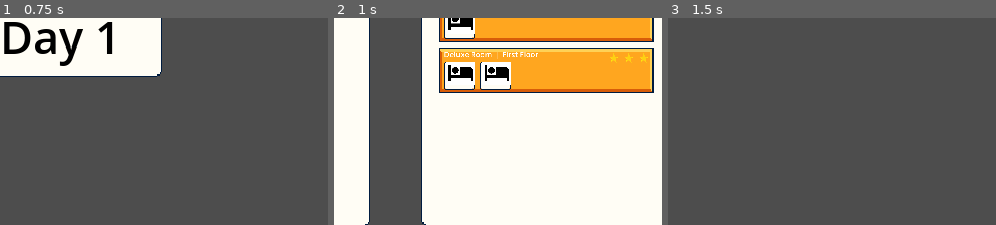
Above: before the commit, frames 1-3 (left to right).
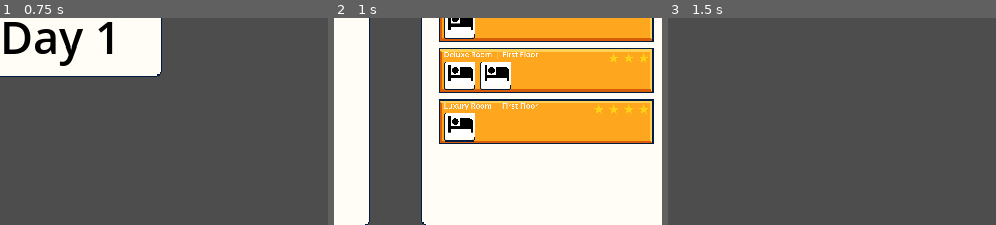
Above: after the commit, the same moments.

Repository: cmclaudet/Hot-Spring-Game
Game: Godot game, scene res://Scenes/main.tscn
Same seed, same stepped clock (60 frames per second), same inputs: the game is played once before the commit and once after it.
Inputs (mouse positions are % of the whole screen's width and height, from its top left):
- Up to frame 1 (0.75 s): tap Enter at 0.5 s; move the mouse to (92, 93) at 0.52 s; click (92, 93) at 0.67 s
- Up to frame 2 (1 s): no input
- Up to frame 3 (1.5 s): click (95, 94) at 1.25 s
The pictures show only the part of the screen within x 33-83%, y 44-94%; the shares and areas given below are measured in that part.

Frame 1 is identical in both runs. In frame 2, 13% of the frame differs, in the area x 32-98%, y 39-61%; in frame 3, nothing differs.

Commit message:
Add ratings at the end of the day

Diff:
--- /dev/null
+++ b/Resources/Days/day_6.tres
@@ -0,0 +1,7 @@
+[gd_resource type="Resource" script_class="Day" load_steps=2 format=3 uid="uid://dgn5ukdw1fkjb"]
+
+[ext_resource type="Script" path="res://Scripts/Resources/day.gd" id="1_4872u"]
+
+[resource]
+script = ExtResource("1_4872u")
+guests = Array[Resource("res://Scripts/Resources/guest.gd")]([])
--- /dev/null
+++ b/Resources/Days/day_7.tres
@@ -0,0 +1,7 @@
+[gd_resource type="Resource" script_class="Day" load_steps=2 format=3 uid="uid://cp235hscb3vkf"]
+
+[ext_resource type="Script" path="res://Scripts/Resources/day.gd" id="1_bk0jw"]
+
+[resource]
+script = ExtResource("1_bk0jw")
+guests = Array[Resource("res://Scripts/Resources/guest.gd")]([])
--- a/Resources/Guests/guest_yukiko.tres
+++ b/Resources/Guests/guest_yukiko.tres
@@ -8,5 +8,5 @@
 script = ExtResource("2_pao6q")
 name = "Yukiko"
 profile_pic = ExtResource("1_v2r56")
-stay_duration = 3
+stay_duration = 2
 desired_room = ExtResource("1_motu1")
--- /dev/null
+++ b/Resources/Rooms/Beds/bed_king.tres
@@ -0,0 +1,10 @@
+[gd_resource type="Resource" script_class="Bed" load_steps=3 format=3 uid="uid://bvkqh37lqc88j"]
+
+[ext_resource type="Texture2D" uid="uid://cd4u5xdxw4bbt" path="res://Art/Ui/bedicon1.png" id="1_fkelk"]
+[ext_resource type="Script" path="res://Scripts/Resources/bed.gd" id="2_yugil"]
+
+[resource]
+script = ExtResource("2_yugil")
+bed_type = 2
+sleeps_count = 2
+icon = ExtResource("1_fkelk")
--- /dev/null
+++ b/Resources/Rooms/room_king_luxury.tres
@@ -0,0 +1,11 @@
+[gd_resource type="Resource" script_class="Room" load_steps=3 format=3 uid="uid://p4mtteydgmfr"]
+
+[ext_resource type="Resource" uid="uid://bvkqh37lqc88j" path="res://Resources/Rooms/Beds/bed_king.tres" id="1_qbsmh"]
+[ext_resource type="Script" path="res://Scripts/Resources/room.gd" id="3_cndtl"]
+
+[resource]
+script = ExtResource("3_cndtl")
+stars = 4
+floor = 1
+type = 2
+beds = Array[Resource("res://Scripts/Resources/bed.gd")]([ExtResource("1_qbsmh")])
--- /dev/null
+++ b/Resources/generic_rating_guests.tres
@@ -0,0 +1,13 @@
+[gd_resource type="Resource" load_steps=2 format=3 uid="uid://cd8744uiqqrf7"]
+
+[ext_resource type="Script" path="res://Scripts/Resources/generic_rating_texts.gd" id="1_iniof"]
+
+[resource]
+script = ExtResource("1_iniof")
+texts_by_star = {
+1: ["Awful place. I would not recommend", "I was given a completely different room to what I asked"],
+2: ["There are other much better places close by"],
+3: ["The staff are nice, but I was given the wrong room", "I enjoyed it, but the room was not what I asked for"],
+4: ["Pleasant stay. The staff are very nice", "This is a cute little onsen, I had a nice time"],
+5: ["Amazing stay! Would highly recommend!", "This is my favorite onsen in all of Japan", "Highly recommend. Make sure to try the breakfast"]
+}
--- /dev/null
+++ b/Scenes/day_end_results.tscn
@@ -0,0 +1,82 @@
+[gd_scene load_steps=6 format=3 uid="uid://dxdhnb8ivj8bs"]
+
+[ext_resource type="Script" path="res://Scripts/day_end_results.gd" id="1_n1sqh"]
+[ext_resource type="Resource" uid="uid://cd8744uiqqrf7" path="res://Resources/generic_rating_guests.tres" id="2_sw7vf"]
+[ext_resource type="PackedScene" uid="uid://dh1c6bd54stoo" path="res://Scenes/Matching/book_page.tscn" id="2_vhnb1"]
+[ext_resource type="PackedScene" uid="uid://clottyp36sw47" path="res://Scenes/Shared/ui_button_text.tscn" id="3_bcq51"]
+
+[sub_resource type="LabelSettings" id="LabelSettings_i7n5d"]
+font_size = 36
+font_color = Color(0, 0, 0, 1)
+
+[node name="DayEndResults" type="Control" node_paths=PackedStringArray("guests_leaving_text", "ratings_container")]
+layout_mode = 3
+anchor_left = -0.5
+anchor_top = -0.5
+anchor_right = 0.5
+anchor_bottom = 0.5
+grow_horizontal = 2
+grow_vertical = 2
+script = ExtResource("1_n1sqh")
+guests_leaving_text = NodePath("BookPage/TextureRect/Label")
+ratings_container = NodePath("BookPage/TextureRect/ScrollContainer/VBoxContainer")
+generic_rating_texts = ExtResource("2_sw7vf")
+
+[node name="BookPage" parent="." instance=ExtResource("2_vhnb1")]
+layout_mode = 1
+anchors_preset = 8
+anchor_left = 0.5
+anchor_top = 0.5
+anchor_right = 0.5
+anchor_bottom = 0.5
+grow_horizontal = 2
+grow_vertical = 2
+
+[node name="Label" type="Label" parent="BookPage/TextureRect" index="0"]
+layout_mode = 0
+offset_left = 15.0
+offset_top = 16.0
+offset_right = 683.0
+offset_bottom = 116.0
+scale = Vector2(0.25, 0.25)
+text = "No check outs today. You had a calm, peaceful day."
+label_settings = SubResource("LabelSettings_i7n5d")
+vertical_alignment = 2
+autowrap_mode = 2
+
+[node name="ScrollContainer" type="ScrollContainer" parent="BookPage/TextureRect" index="1"]
+layout_mode = 0
+offset_left = 14.0
+offset_top = 49.0
+offset_right = 186.0
+offset_bottom = 266.0
+
+[node name="VBoxContainer" type="VBoxContainer" parent="BookPage/TextureRect/ScrollContainer"]
+layout_mode = 2
+size_flags_horizontal = 3
+theme_override_constants/separation = 5
+
+[node name="Label" parent="BookPage/TextureRect/TextureRect" index="0"]
+text = "Day 1 End"
+
+[node name="ContinueButton" parent="." instance=ExtResource("3_bcq51")]
+layout_mode = 1
+anchors_preset = 3
+anchor_top = 1.0
+anchor_bottom = 1.0
+offset_left = -98.0
+offset_top = -60.0
+offset_right = -30.0
+offset_bottom = -29.0
+grow_vertical = 0
+
+[node name="Button" parent="ContinueButton" index="0"]
+offset_left = -68.0
+
+[node name="Label" parent="ContinueButton/Button" index="0"]
+text = "Continue"
+
+[connection signal="button_selected" from="ContinueButton/Button" to="." method="_on_button_button_selected"]
+
+[editable path="BookPage"]
+[editable path="ContinueButton"]
--- /dev/null
+++ b/Scenes/guest_rating_panel.tscn
@@ -0,0 +1,121 @@
+[gd_scene load_steps=7 format=3 uid="uid://c6qail5k61mle"]
+
+[ext_resource type="Script" path="res://Scripts/guest_rating_panel.gd" id="1_kdoi2"]
+[ext_resource type="Texture2D" uid="uid://cmt2raf1ockmm" path="res://Art/Complete_GUI_Essential_Pack_Free_Version/01_Basic_Collection/01_Flat_Theme/Sprites/UI_Flat_Frame_01_Lite.png" id="1_wkna4"]
+[ext_resource type="Texture2D" uid="uid://dpa13byucx5x1" path="res://Art/Complete_GUI_Essential_Pack_Free_Version/01_Basic_Collection/01_Flat_Theme/Sprites/UI_Flat_Button_Small_Lock_01a3.png" id="2_vuq6d"]
+[ext_resource type="LabelSettings" uid="uid://cdtgj8dm8l6kv" path="res://Themes/ui_label_setting_book_panel.tres" id="3_h3kej"]
+[ext_resource type="Texture2D" uid="uid://c3e5plnaiy6oh" path="res://Art/EncoderXSolutions/star.png" id="3_orqwb"]
+[ext_resource type="Script" path="res://Scripts/Matching/ui_stars.gd" id="4_d8dmu"]
+
+[node name="GuestRatingPanel" type="VBoxContainer" node_paths=PackedStringArray("guest_name", "guest_pic", "guest_rating_text", "guest_rating_stars")]
+custom_minimum_size = Vector2(2.08165e-12, 36)
+offset_right = 172.0
+offset_bottom = 36.0
+size_flags_horizontal = 3
+mouse_filter = 2
+script = ExtResource("1_kdoi2")
+guest_name = NodePath("NinePatchRectToggle/ProfilePic/Label")
+guest_pic = NodePath("NinePatchRectToggle/ProfilePic/Pic")
+guest_rating_text = NodePath("NinePatchRectToggle/Label")
+guest_rating_stars = NodePath("NinePatchRectToggle/Label/HBoxContainer")
+
+[node name="NinePatchRectToggle" type="NinePatchRect" parent="."]
+custom_minimum_size = Vector2(2.08165e-12, 36)
+layout_mode = 2
+mouse_filter = 0
+texture = ExtResource("1_wkna4")
+patch_margin_left = 5
+patch_margin_top = 5
+patch_margin_right = 5
+patch_margin_bottom = 5
+
+[node name="Label" type="Label" parent="NinePatchRectToggle"]
+layout_mode = 2
+anchor_top = 0.431
+anchor_bottom = 0.431
+offset_left = 32.0
+offset_top = -6.516
+offset_right = 564.0
+offset_bottom = 65.484
+grow_horizontal = 0
+scale = Vector2(0.25, 0.25)
+text = "Amazing stay!"
+label_settings = ExtResource("3_h3kej")
+horizontal_alignment = 1
+vertical_alignment = 1
+
+[node name="HBoxContainer" type="HBoxContainer" parent="NinePatchRectToggle/Label" node_paths=PackedStringArray("star_template")]
+layout_mode = 1
+anchors_preset = -1
+anchor_left = 1.03
+anchor_top = -0.056
+anchor_right = 1.03
+anchor_bottom = -0.056
+offset_left = -219.96
+offset_top = -15.968
+offset_right = 0.0399518
+offset_bottom = 16.032
+grow_horizontal = 0
+alignment = 2
+script = ExtResource("4_d8dmu")
+star_template = NodePath("TextureRect")
+
+[node name="TextureRect" type="TextureRect" parent="NinePatchRectToggle/Label/HBoxContainer"]
+layout_mode = 2
+texture = ExtResource("3_orqwb")
+expand_mode = 2
+stretch_mode = 4
+
+[node name="ProfilePic" type="NinePatchRect" parent="NinePatchRectToggle"]
+layout_mode = 1
+anchors_preset = 4
+anchor_top = 0.5
+anchor_bottom = 0.5
+offset_left = 6.0
+offset_top = -15.0
+offset_right = 31.0
+offset_bottom = 8.0
+grow_vertical = 2
+texture = ExtResource("2_vuq6d")
+region_rect = Rect2(0, 6, 32, 26)
+patch_margin_left = 4
+patch_margin_top = 4
+patch_margin_right = 4
+patch_margin_bottom = 4
+
+[node name="Pic" type="TextureRect" parent="NinePatchRectToggle/ProfilePic"]
+layout_mode = 1
+anchors_preset = 7
+anchor_left = 0.5
+anchor_top = 1.0
+anchor_right = 0.5
+anchor_bottom = 1.0
+offset_left = -12.0
+offset_top = -22.0
+offset_right = 12.0
+offset_bottom = -1.0
+grow_horizontal = 2
+grow_vertical = 0
+expand_mode = 2
+stretch_mode = 4
+
+[node name="Label" type="Label" parent="NinePatchRectToggle/ProfilePic"]
+layout_mode = 1
+anchors_preset = 7
+anchor_left = 0.5
+anchor_top = 1.0
+anchor_right = 0.5
+anchor_bottom = 1.0
+offset_left = -14.5
+offset_right = 97.5
+offset_bottom = 28.0
+grow_horizontal = 2
+grow_vertical = 0
+scale = Vector2(0.25, 0.25)
+text = "Name"
+label_settings = ExtResource("3_h3kej")
+horizontal_alignment = 1
+
+[connection signal="gui_input" from="NinePatchRectToggle" to="NinePatchRectToggle" method="_on_gui_input"]
+[connection signal="mouse_entered" from="NinePatchRectToggle" to="NinePatchRectToggle" method="_on_mouse_entered"]
+[connection signal="mouse_exited" from="NinePatchRectToggle" to="NinePatchRectToggle" method="_on_mouse_exited"]
--- a/Scenes/main.tscn
+++ b/Scenes/main.tscn
@@ -1,17 +1,18 @@
-[gd_scene load_steps=8 format=3 uid="uid://bwmluk17i6j5o"]
+[gd_scene load_steps=9 format=3 uid="uid://bwmluk17i6j5o"]
 
 [ext_resource type="Script" path="res://Scripts/main.gd" id="1_db02v"]
 [ext_resource type="PackedScene" uid="uid://clottyp36sw47" path="res://Scenes/Shared/ui_button_text.tscn" id="2_rud5e"]
 [ext_resource type="Resource" uid="uid://mf8m1v1fmebc" path="res://Resources/Rooms/room_single_basic.tres" id="2_sapie"]
 [ext_resource type="Resource" uid="uid://vyk7knu378vy" path="res://Resources/Rooms/room_double_deluxe.tres" id="3_aoxhj"]
 [ext_resource type="Resource" uid="uid://pcwjypr160va" path="res://Resources/Rooms/room_queen_deluxe.tres" id="4_yjq01"]
+[ext_resource type="Resource" uid="uid://p4mtteydgmfr" path="res://Resources/Rooms/room_king_luxury.tres" id="5_5178j"]
 [ext_resource type="Script" path="res://Scripts/button_open_guest_ui.gd" id="5_l5yd0"]
 [ext_resource type="Script" path="res://Scripts/button_end_day.gd" id="6_mlxts"]
 
 [node name="Main" type="Node2D" node_paths=PackedStringArray("ui_container")]
 script = ExtResource("1_db02v")
 ui_container = NodePath("Control")
-starting_rooms = Array[Resource("res://Scripts/Resources/room.gd")]([ExtResource("2_sapie"), ExtResource("2_sapie"), ExtResource("3_aoxhj"), ExtResource("4_yjq01")])
+starting_rooms = Array[Resource("res://Scripts/Resources/room.gd")]([ExtResource("2_sapie"), ExtResource("2_sapie"), ExtResource("3_aoxhj"), ExtResource("4_yjq01"), ExtResource("5_5178j")])
 
 [node name="Control" type="Control" parent="."]
 layout_mode = 3
--- /dev/null
+++ b/Scripts/Resources/generic_rating_texts.gd
@@ -0,0 +1,3 @@
+extends Resource
+
+@export var texts_by_star : Dictionary
--- /dev/null
+++ b/Scripts/day_end_results.gd
@@ -0,0 +1,29 @@
+extends Control
+
+signal signal_end_day
+
+@export var guests_leaving_text : Label
+@export var ratings_container : BoxContainer
+@export var generic_rating_texts : Resource
+
+var guest_rating_panel_scene = preload("res://Scenes/guest_rating_panel.tscn")
+
+func init(guests : Array[GuestState]):
+	SignalUtil.disconnect_all_signals(self, signal_end_day)
+	init_guests_leaving_text(guests)
+	for child in ratings_container.get_children():
+		child.queue_free()
+	for guest in guests:
+		var guest_rating_panel = guest_rating_panel_scene.instantiate()
+		guest_rating_panel.init(guest, generic_rating_texts.texts_by_star)
+		ratings_container.add_child(guest_rating_panel)
+
+func init_guests_leaving_text(guests : Array[GuestState]):
+	if guests.size() == 0:
+		guests_leaving_text.text = "No check outs. You had a calm, peaceful day."
+	else:
+		guests_leaving_text.text = "Guests leaving..."
+
+func _on_button_button_selected():
+	emit_signal("signal_end_day")
+	hide()
--- a/Scripts/game_manager.gd
+++ b/Scripts/game_manager.gd
@@ -1,6 +1,7 @@
 extends Node
 
 signal signal_start_day
+signal signal_end_day
 signal signal_end_game
 signal signal_matching_complete
 
@@ -9,6 +10,9 @@
 
 var matching_scene = preload("res://Scenes/Matching/matching.tscn")
 var matching_scene_instance
+
+var day_end_results_scene = preload("res://Scenes/day_end_results.tscn")
+var day_end_results_scene_instance
 
 func start_day(day : int):
 	var day_resource = get_day_resource(day)
@@ -29,8 +33,20 @@
 
 func end_day():
 	StateService.end_day()
-	StateService.remove_guests()
-	start_day(StateService.state.day)
+	var guests_to_remove = StateService.remove_guests()
+	show_day_results(guests_to_remove)
+
+func show_day_results(guests_to_remove : Array[GuestState]):
+	if day_end_results_scene_instance != null:
+		day_end_results_scene_instance.init(guests_to_remove)
+		day_end_results_scene_instance.show()
+		day_end_results_scene_instance.signal_end_day.connect(start_day.bind(StateService.state.day))
+	else:
+		day_end_results_scene_instance = day_end_results_scene.instantiate()
+		day_end_results_scene_instance.init(guests_to_remove)
+		day_end_results_scene_instance.signal_end_day.connect(start_day.bind(StateService.state.day))
+		get_tree().get_root().add_child(day_end_results_scene_instance)
+	emit_signal("signal_end_day")
 
 func on_day_intro_closed(day : Day):
 	var guests = day.guests
--- /dev/null
+++ b/Scripts/guest_rating_panel.gd
@@ -0,0 +1,29 @@
+class_name GuestRatingPanel extends Control
+
+@export var guest_name : Label
+@export var guest_pic : TextureRect
+@export var guest_rating_text : Label
+@export var guest_rating_stars : StarContainer
+
+func init(guest : GuestState, texts_by_star : Dictionary):
+	guest_name.text = guest.guest.name
+	guest_pic.texture = guest.guest.profile_pic
+	init_rating(guest, texts_by_star)
+
+func init_rating(guest : GuestState, texts_by_star : Dictionary):
+	var desired_room = guest.guest.desired_room
+	var actual_room = guest.room
+	var star_rating = get_star_rating(desired_room, actual_room)
+	guest_rating_text.text = get_rating_text(texts_by_star, star_rating)
+	guest_rating_stars.init(star_rating)
+
+func get_star_rating(desired_room : Room, actual_room : Room) -> int:
+	var room_star_difference = abs(desired_room.stars - actual_room.stars)
+	var room_type_difference = abs(desired_room.type - actual_room.type) * 1.5
+	var star_rating : int = round(5 - (room_star_difference + room_type_difference) / 2.0)
+	return star_rating
+
+func get_rating_text(texts_by_star : Dictionary, star_rating : int) -> String:
+	var rating_text_options : Array = texts_by_star[star_rating]
+	var random_option_index : int = randi() % rating_text_options.size()
+	return rating_text_options[random_option_index]
--- a/Scripts/main.gd
+++ b/Scripts/main.gd
@@ -7,6 +7,7 @@
 	ui_container.hide()
 	init_state()
 	GameManager.signal_start_day.connect(ui_container.hide)
+	GameManager.signal_end_day.connect(ui_container.hide)
 	GameManager.signal_matching_complete.connect(ui_container.show)
 	GameManager.signal_end_game.connect(ui_container.hide)
 
--- a/Scripts/state_service.gd
+++ b/Scripts/state_service.gd
@@ -25,7 +25,7 @@
 	for guest in state.guests:
 		guest.days_stayed += 1
 
-func remove_guests():
+func remove_guests() -> Array[GuestState]:
 	var guests_to_remove : Array[GuestState] = []
 	for guest in state.guests:
 		if guest.days_stayed >= guest.guest.stay_duration:
@@ -34,3 +34,5 @@
 	for guest in guests_to_remove:
 		state.available_rooms.append(guest.room)
 		state.guests.erase(guest)
+
+	return guests_to_remove
